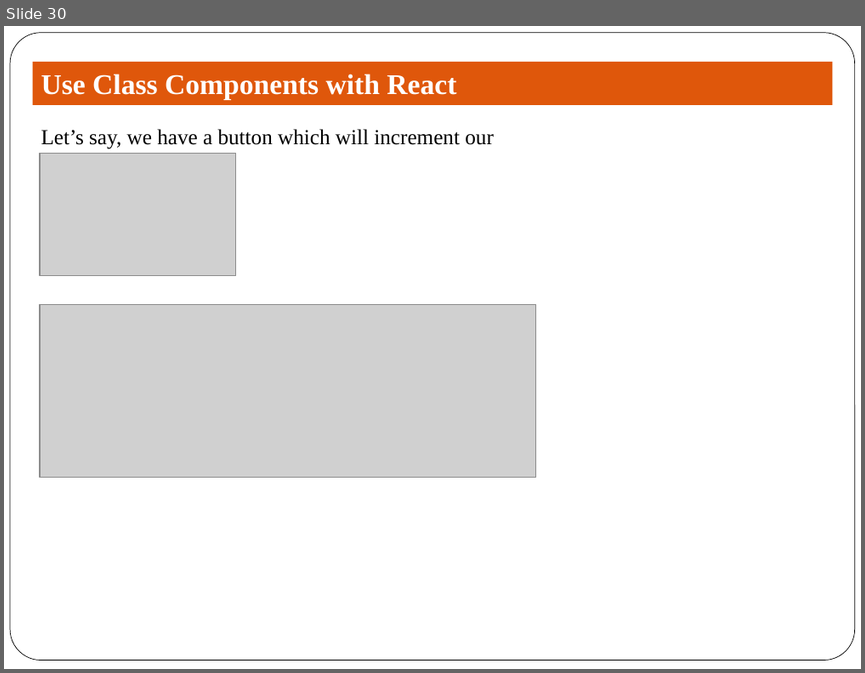
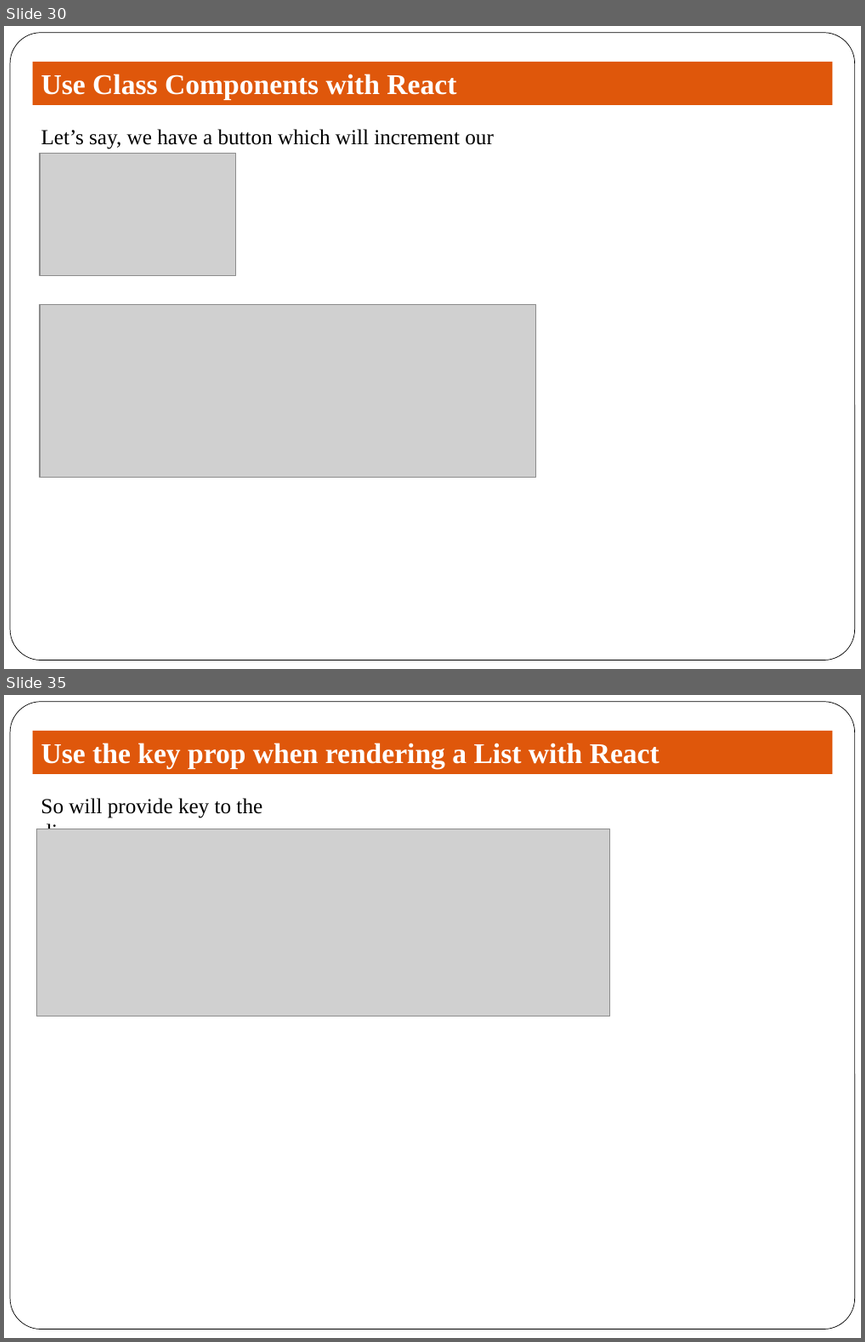
Before and after one commit to prateek3189/mercury-react, a slide deck: The Beginners Guide to ReactJS.pptx. Shown one above the other, each under a label of ours: slide 30 before the commit, slides 30 and 35 after it; the slides between them are not shown. The pictures are 865x673 and 865x1342 pixels, drawn with LibreOffice and Linux fonts; fonts in the diff are those of the drawing; grey boxes stand for pictures. Boxes give left, top, right and bottom in pixels: in the first picture for what was removed or moved away, otherwise in the second. Text is boxed around its words. In the diff, an @@ line names an element or a change of style, - is before the commit and + after.

Commit message:
mercury-react done

```diff
--- a/The Beginners Guide to ReactJS.pptx
+++ b/The Beginners Guide to ReactJS.pptx
@@ slide 35 added at [4, 695, 861, 1338], background #FFFFFF; not listed: 1 template element that a slide beside it also shows @@
@@ rectangle added at [32, 731, 832, 774], fill #DF570B, 24 pt, text #FFFFFF, bold @@
+Use the key prop when rendering a List with React
@@ text added at [41, 798, 262, 829], 18 pt, text #000000 @@
+So will provide key to the div
@@ picture added at [36, 828, 610, 1016] @@
```
Also in this commit, not shown: 7 other slides added, 2 other files.
